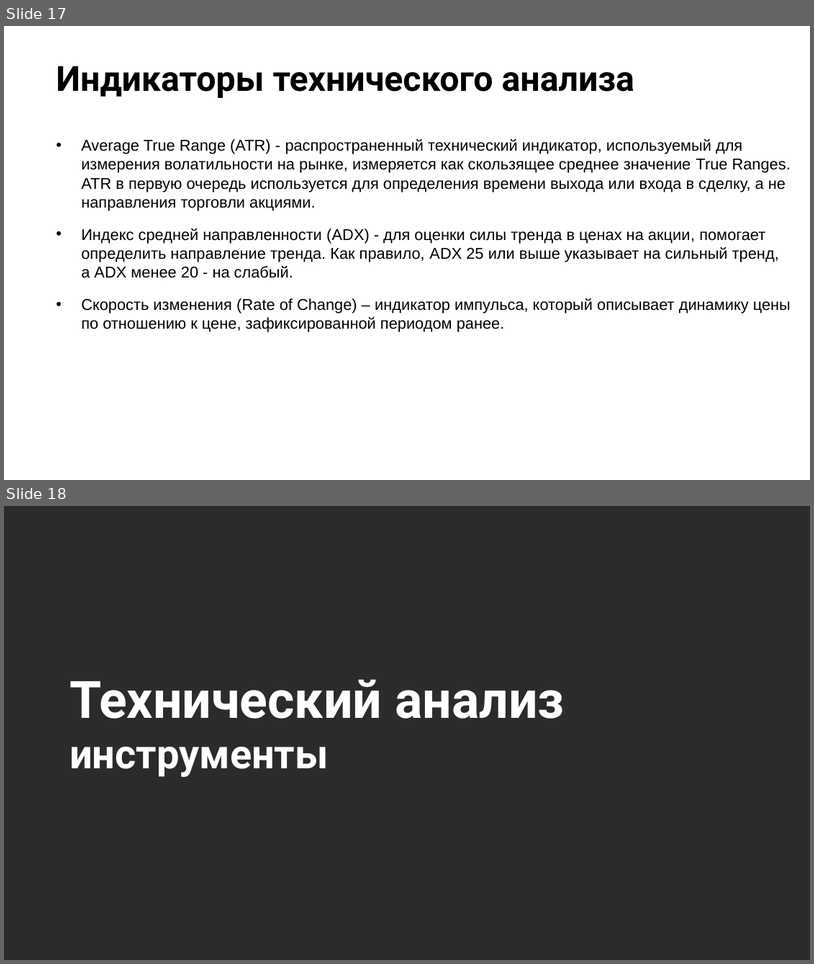
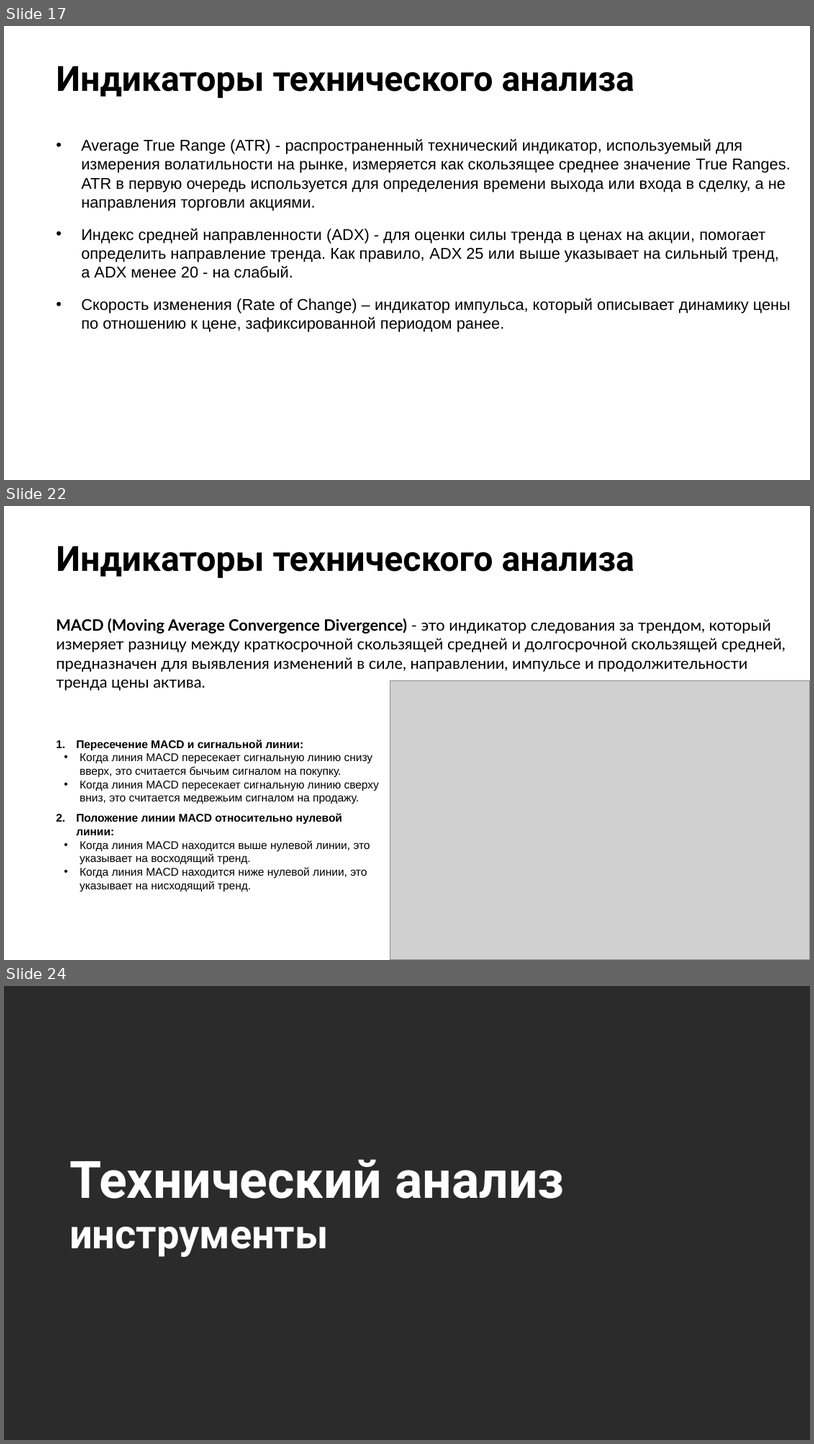
Before and after one commit to stureiko/Otus_lectures, a slide deck: FinML/Open_lesson_TechML/Presentation/TechML.pptx. Shown one above the other, each under a label of ours: slides 17 and 18 before the commit, slides 17, 22 and 24 after it; the slides between them are not shown. The pictures are 814x964 and 814x1444 pixels, drawn with LibreOffice and Linux fonts; fonts in the diff are those of the drawing; grey boxes stand for pictures; background and template pictures are left out; a plain dark background stands for a picture behind light text. Boxes give left, top, right and bottom in pixels: in the first picture for what was removed or moved away, otherwise in the second. Text is boxed around its words. In the diff, an @@ line names an element or a change of style, - is before the commit and + after.

```diff
--- a/FinML/Open_lesson_TechML/Presentation/TechML.pptx
+++ b/FinML/Open_lesson_TechML/Presentation/TechML.pptx
@@ slide 22 added at (x1=4, y1=506, x2=810, y2=960), background picture (left out) @@
@@ title added at (x1=56, y1=546, x2=635, y2=578), 31 pt, text #000000, bold @@
+Индикаторы технического анализа
@@ text added at (x1=56, y1=618, x2=786, y2=672), 14 pt, text #000000 @@
+MACD (Moving Average Convergence Divergence) - это индикатор следования за трендом, который измеряет разницу между краткосрочной скользящей средней и долгосрочной скользящей средней, предназначен для выявления изменений в силе, направлении, импульсе и продолжительности тренда цены актива.
@@ picture added at (x1=390, y1=681, x2=810, y2=960) @@
@@ text added at (x1=76, y1=739, x2=379, y2=891), 10 pt, text #000000 @@
+1. Пересечение MACD и сигнальной линии:
+  • Когда линия MACD пересекает сигнальную линию снизу вверх, это считается бычьим сигналом на покупку.
+  • Когда линия MACD пересекает сигнальную линию сверху вниз, это считается медвежьим сигналом на продажу.
+2. Положение линии MACD относительно нулевой линии:
+  • Когда линия MACD находится выше нулевой линии, это указывает на восходящий тренд.
+  • Когда линия MACD находится ниже нулевой линии, это указывает на нисходящий тренд.
@@ what was slide 18 is now slide 24 @@
```
Also in this commit, not shown: 5 other slides added, 1 other file.
